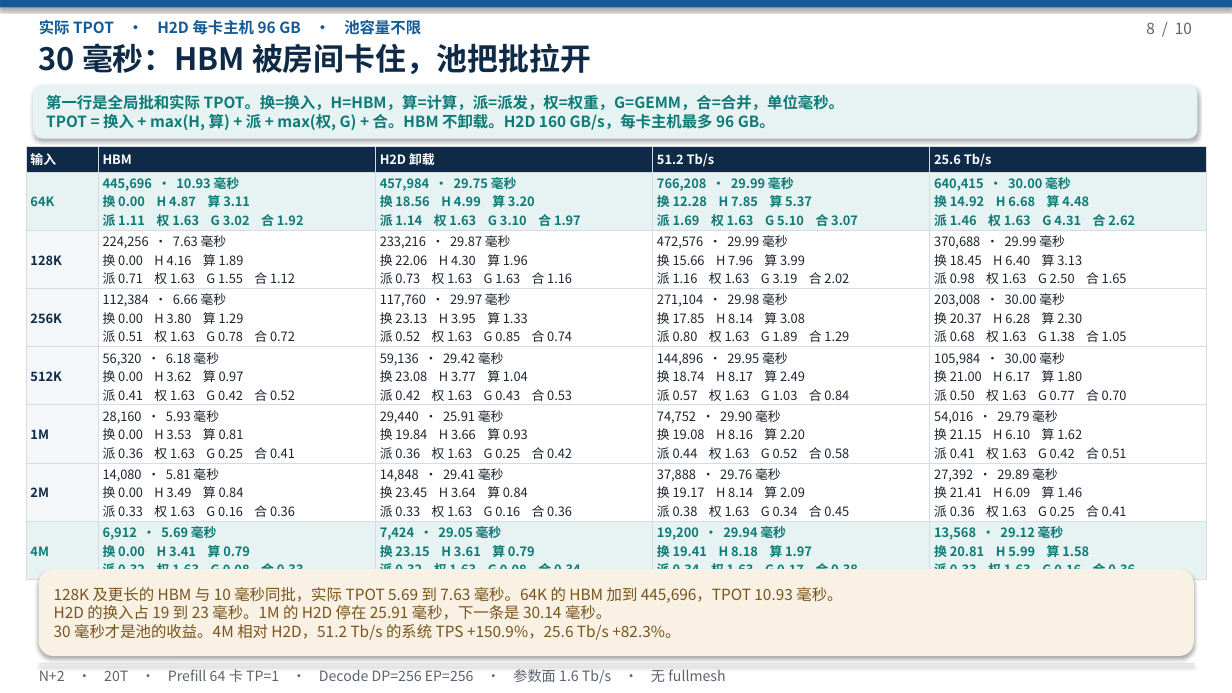
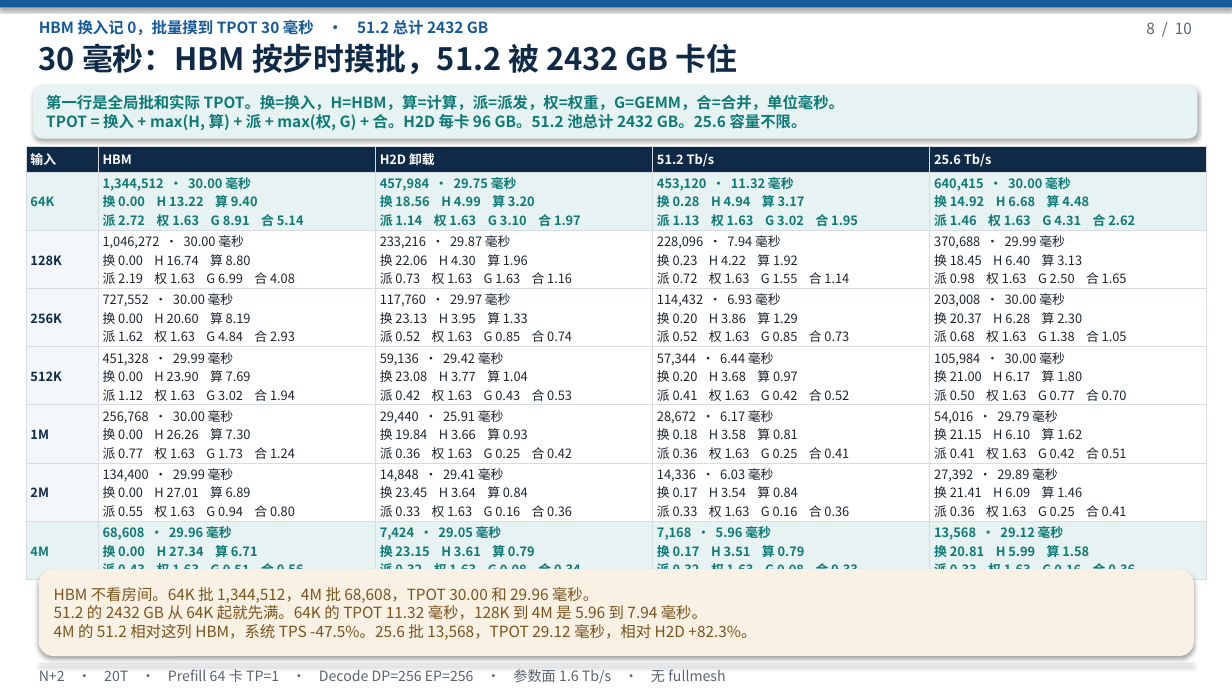
Before and after one commit to 69515164-rgb/UCL-MPComm, a slide deck: slide 8 of docs/N+2-20T-V4-无TP.pptx. Drawn at 1232x693 pixels with LibreOffice and Linux fonts; fonts in the diff are those of the drawing. Boxes give left, top, right and bottom in pixels: in the first picture for what was removed or moved away, otherwise in the second. Text is boxed around its words. In the diff, an @@ line names an element or a change of style, - is before the commit and + after.

```diff
--- a/docs/N+2-20T-V4-无TP.pptx
+++ b/docs/N+2-20T-V4-无TP.pptx
@@ text at (x1=39, y1=20, x2=488, y2=35): text changed @@
-实际 TPOT · H2D 每卡主机 96 GB · 池容量不限
+HBM 换入记 0，批量摸到 TPOT 30 毫秒 · 51.2 总计 2432 GB
@@ text at (x1=39, y1=43, x2=738, y2=74): text changed @@
-30 毫秒：HBM 被房间卡住，池把批拉开
+30 毫秒：HBM 按步时摸批，51.2 被 2432 GB 卡住
@@ text at (x1=46, y1=114, x2=807, y2=130): text changed @@
-TPOT = 换入 + max(H, 算) + 派 + max(权, G) + 合。HBM 不卸载。H2D 160 GB/s，每卡主机最多 96 GB。
+TPOT = 换入 + max(H, 算) + 派 + max(权, G) + 合。H2D 每卡 96 GB。51.2 池总计 2432 GB。25.6 容量不限。
@@ table at (x1=26, y1=146, x2=1207, y2=573) @@
-row 2, column 2: 445,696 · 10.93 毫秒 / 换 0.00 H 4.87 算 3.11 / 派 1.11 权 1.63 G 3.02 合 1.92
+row 2, column 2: 1,344,512 · 30.00 毫秒 / 换 0.00 H 13.22 算 9.40 / 派 2.72 权 1.63 G 8.91 合 5.14
-row 2, column 4: 766,208 · 29.99 毫秒 / 换 12.28 H 7.85 算 5.37 / 派 1.69 权 1.63 G 5.10 合 3.07
+row 2, column 4: 453,120 · 11.32 毫秒 / 换 0.28 H 4.94 算 3.17 / 派 1.13 权 1.63 G 3.02 合 1.95
-row 3, column 2: 224,256 · 7.63 毫秒 / 换 0.00 H 4.16 算 1.89 / 派 0.71 权 1.63 G 1.55 合 1.12
+row 3, column 2: 1,046,272 · 30.00 毫秒 / 换 0.00 H 16.74 算 8.80 / 派 2.19 权 1.63 G 6.99 合 4.08
-row 3, column 4: 472,576 · 29.99 毫秒 / 换 15.66 H 7.96 算 3.99 / 派 1.16 权 1.63 G 3.19 合 2.02
+row 3, column 4: 228,096 · 7.94 毫秒 / 换 0.23 H 4.22 算 1.92 / 派 0.72 权 1.63 G 1.55 合 1.14
-row 4, column 2: 112,384 · 6.66 毫秒 / 换 0.00 H 3.80 算 1.29 / 派 0.51 权 1.63 G 0.78 合 0.72
+row 4, column 2: 727,552 · 30.00 毫秒 / 换 0.00 H 20.60 算 8.19 / 派 1.62 权 1.63 G 4.84 合 2.93
-row 4, column 4: 271,104 · 29.98 毫秒 / 换 17.85 H 8.14 算 3.08 / 派 0.80 权 1.63 G 1.89 合 1.29
+row 4, column 4: 114,432 · 6.93 毫秒 / 换 0.20 H 3.86 算 1.29 / 派 0.52 权 1.63 G 0.85 合 0.73
-row 5, column 2: 56,320 · 6.18 毫秒 / 换 0.00 H 3.62 算 0.97 / 派 0.41 权 1.63 G 0.42 合 0.52
+row 5, column 2: 451,328 · 29.99 毫秒 / 换 0.00 H 23.90 算 7.69 / 派 1.12 权 1.63 G 3.02 合 1.94
-row 5, column 4: 144,896 · 29.95 毫秒 / 换 18.74 H 8.17 算 2.49 / 派 0.57 权 1.63 G 1.03 合 0.84
+row 5, column 4: 57,344 · 6.44 毫秒 / 换 0.20 H 3.68 算 0.97 / 派 0.41 权 1.63 G 0.42 合 0.52
-row 6, column 2: 28,160 · 5.93 毫秒 / 换 0.00 H 3.53 算 0.81 / 派 0.36 权 1.63 G 0.25 合 0.41
+row 6, column 2: 256,768 · 30.00 毫秒 / 换 0.00 H 26.26 算 7.30 / 派 0.77 权 1.63 G 1.73 合 1.24
-row 6, column 4: 74,752 · 29.90 毫秒 / 换 19.08 H 8.16 算 2.20 / 派 0.44 权 1.63 G 0.52 合 0.58
+row 6, column 4: 28,672 · 6.17 毫秒 / 换 0.18 H 3.58 算 0.81 / 派 0.36 权 1.63 G 0.25 合 0.41
-row 7, column 2: 14,080 · 5.81 毫秒 / 换 0.00 H 3.49 算 0.84 / 派 0.33 权 1.63 G 0.16 合 0.36
+row 7, column 2: 134,400 · 29.99 毫秒 / 换 0.00 H 27.01 算 6.89 / 派 0.55 权 1.63 G 0.94 合 0.80
-row 7, column 4: 37,888 · 29.76 毫秒 / 换 19.17 H 8.14 算 2.09 / 派 0.38 权 1.63 G 0.34 合 0.45
+row 7, column 4: 14,336 · 6.03 毫秒 / 换 0.17 H 3.54 算 0.84 / 派 0.33 权 1.63 G 0.16 合 0.36
-row 8, column 2: 6,912 · 5.69 毫秒 / 换 0.00 H 3.41 算 0.79 / 派 0.32 权 1.63 G 0.08 合 0.33
+row 8, column 2: 68,608 · 29.96 毫秒 / 换 0.00 H 27.34 算 6.71 / 派 0.43 权 1.63 G 0.51 合 0.56
-row 8, column 4: 19,200 · 29.94 毫秒 / 换 19.41 H 8.18 算 1.97 / 派 0.34 权 1.63 G 0.17 合 0.38
+row 8, column 4: 7,168 · 5.96 毫秒 / 换 0.17 H 3.51 算 0.79 / 派 0.32 权 1.63 G 0.08 合 0.33
@@ text at (x1=54, y1=587, x2=756, y2=640): text changed @@
-128K 及更长的 HBM 与 10 毫秒同批，实际 TPOT 5.69 到 7.63 毫秒。64K 的 HBM 加到 445,696，TPOT 10.93 毫秒。
-H2D 的换入占 19 到 23 毫秒。1M 的 H2D 停在 25.91 毫秒，下一条是 30.14 毫秒。
-30 毫秒才是池的收益。4M 相对 H2D，51.2 Tb/s 的系统 TPS +150.9%，25.6 Tb/s +82.3%。
+HBM 不看房间。64K 批 1,344,512，4M 批 68,608，TPOT 30.00 和 29.96 毫秒。
+51.2 的 2432 GB 从 64K 起就先满。64K 的 TPOT 11.32 毫秒，128K 到 4M 是 5.96 到 7.94 毫秒。
+4M 的 51.2 相对这列 HBM，系统 TPS -47.5%。25.6 批 13,568，TPOT 29.12 毫秒，相对 H2D +82.3%。
```
Also in this commit, not shown: 4 other slides changed, 1 other file.
